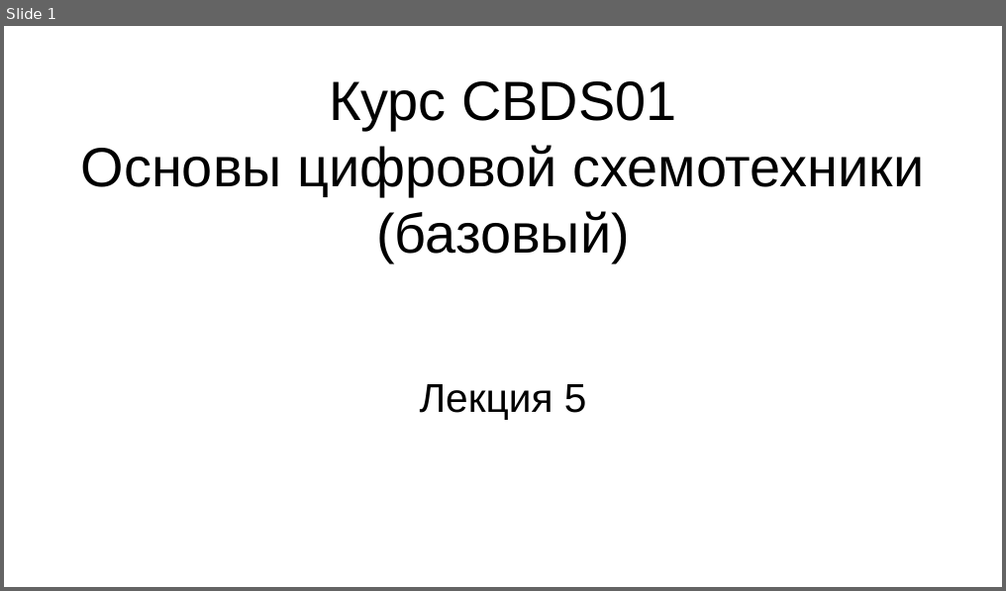
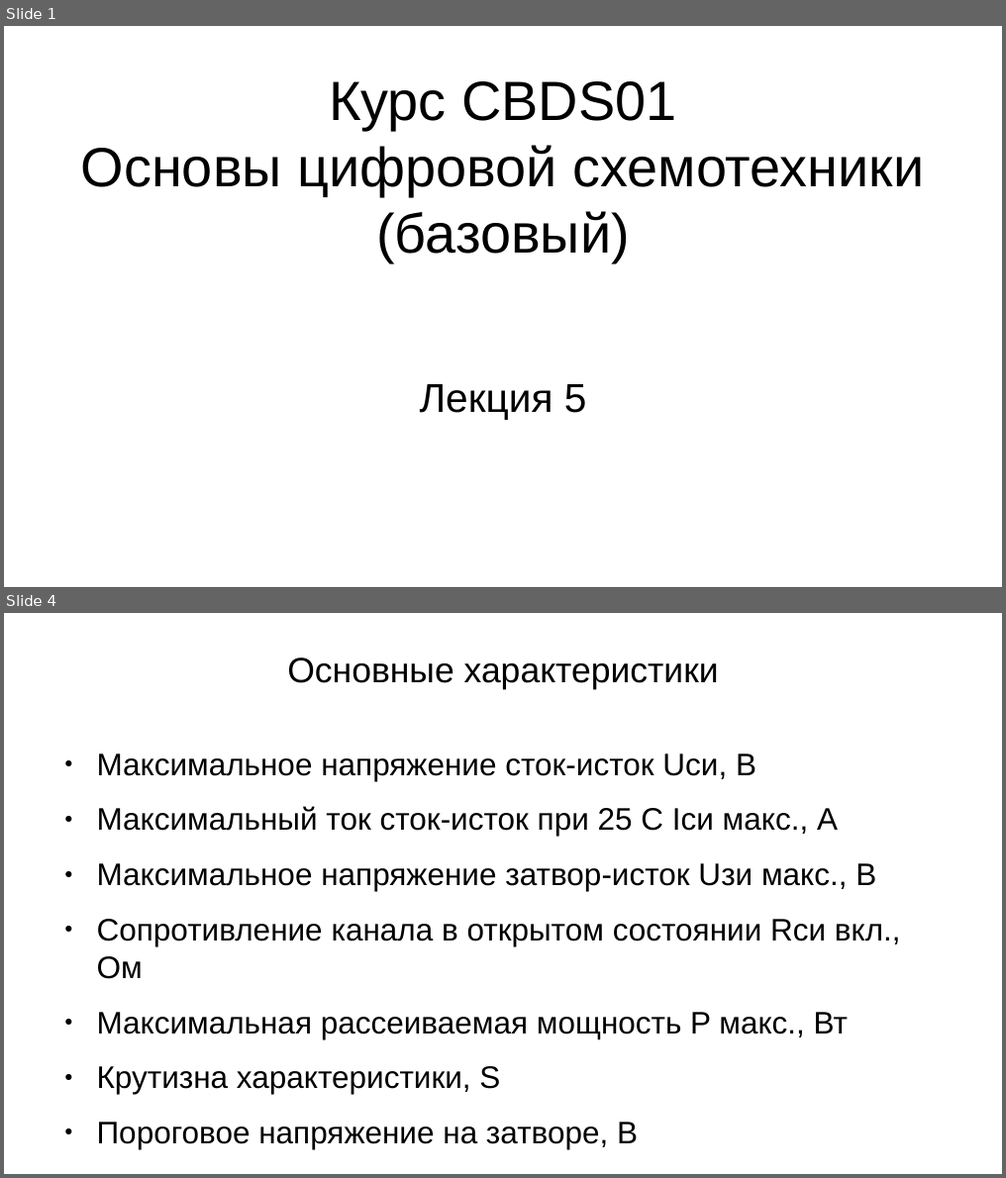
Before and after one commit to steelcraft/stud-lab, a slide deck: Лекции/СBDS01#L5.odp. Shown one above the other, each under a label of ours: slide 1 before the commit, slides 1 and 4 after it; the slides between them are not shown. The pictures are 1006x591 and 1006x1178 pixels, drawn with LibreOffice and Linux fonts; fonts in the diff are those of the drawing. Boxes give left, top, right and bottom in pixels: in the first picture for what was removed or moved away, otherwise in the second. Text is boxed around its words. In the diff, an @@ line names an element or a change of style, - is before the commit and + after.

Commit message:
Добавлены разделы до "Основные характеристики"

```diff
--- a/Лекции/СBDS01#L5.odp
+++ b/Лекции/СBDS01#L5.odp
@@ slide 4 added at [4,613,1002,1174], background #FFFFFF @@
@@ title added at [287,658,719,689], 28 pt, text #000000 @@
+Основные характеристики
@@ text added at [97,754,901,1150], 24.8 pt, text #000000 @@
+● Максимальное напряжение сток-исток Uси, В
+● Максимальный ток сток-исток при 25 С Iси макс., А
+● Максимальное напряжение затвор-исток Uзи макс., В
+● Сопротивление канала в открытом состоянии Rси вкл., Ом
+● Максимальная рассеиваемая мощность P макс., Вт
+● Крутизна характеристики, S
+● Пороговое напряжение на затворе, В
```
Also in this commit, not shown: 15 other slides added.
